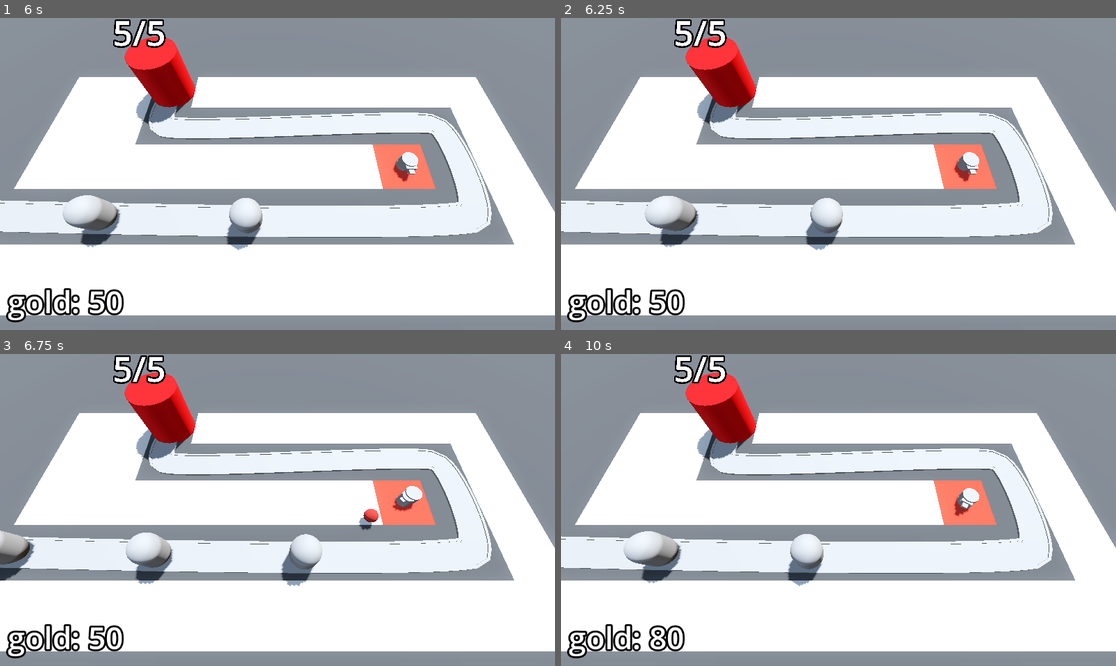
Above: before the commit, frames 1-4 (two rows, left to right).
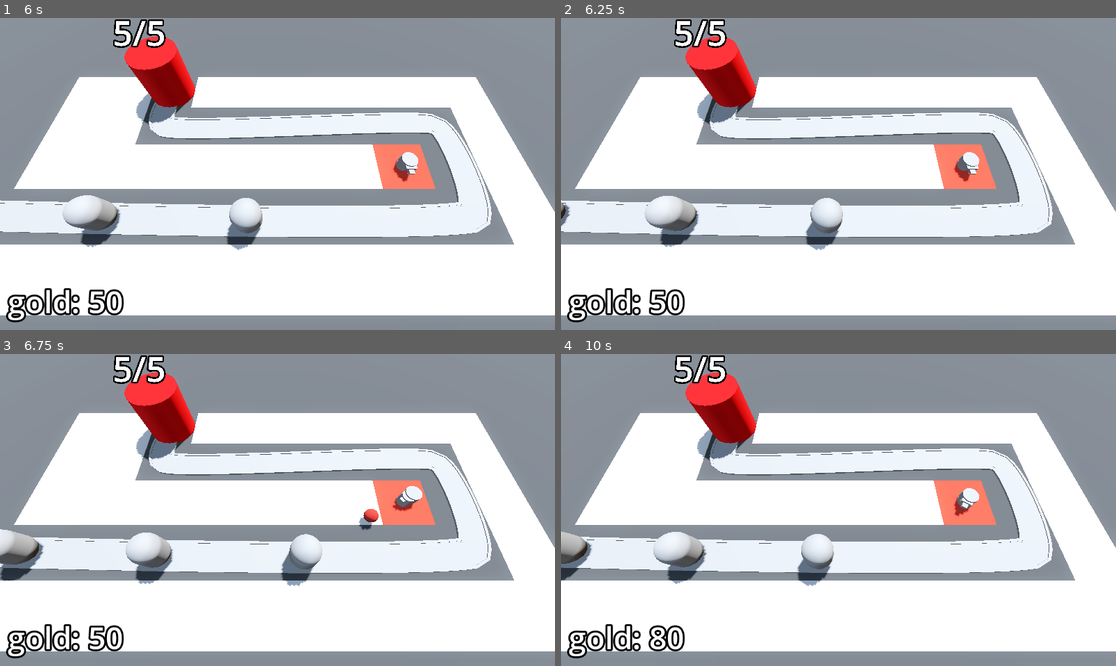
Above: after the commit, the same moments.

Repository: yubinex/barbarian-blaster
Game: Godot game, scene res://base_level.tscn
Two runs of this game, one before a commit and one after it. Both use one fixed random seed, a clock stepped at 60 frames per second and the inputs below.
Inputs (mouse positions are in pixels of both pictures, inside the frame that each line leads up to):
- Up to frame 1 (6 s): tap Enter at 0.5, 2 s; move the mouse to (399, 158) at 0.52 s; click (399, 158) at 0.6 s; tap Space at 1.25 s; move the mouse to (166, 189) at 1.27 s; click (166, 189) at 1.35 s; move the mouse to (333, 105) at 2.02 s; click (333, 105) at 2.1 s; move the mouse to (249, 236) at 2.77 s; click (249, 236) at 2.85 s; move the mouse to (444, 220) at 3.52 s; click (444, 220) at 3.6 s; move the mouse to (111, 127) at 4.27 s; click (111, 127) at 4.35 s; move the mouse to (305, 174) at 5.02 s; click (305, 174) at 5.1 s; move the mouse to (194, 96) at 5.77 s; click (194, 96) at 5.85 s
- Up to frame 2 (6.25 s): no input
- Up to frame 3 (6.75 s): move the mouse to (399, 494) at 6.52 s; click (399, 494) at 6.6 s
- Up to frame 4 (10 s): move the mouse to (727, 525) at 7.27 s; click (727, 525) at 7.35 s; move the mouse to (894, 441) at 8.02 s; click (894, 441) at 8.1 s; move the mouse to (810, 572) at 8.77 s; click (810, 572) at 8.85 s; move the mouse to (1005, 556) at 9.52 s; click (1005, 556) at 9.6 s

Frame 1 is identical in both runs. In frame 2, less than 0.1% of the frame differs, in the area x 0-2%, y 59-67%; in frame 3, 0.6%; in frame 4, 2.8%, in the area x 0-50%, y 56-75%.

Commit message:
feat: Add Difficulty Manager for dynamic enemy spawning
This commit introduces a new Difficulty Manager to dynamically adjust the enemy spawn rate based on a predefined curve.

- Creates a new `DifficultyManager` scene and script to handle the difficulty curve.

- Integrates the `DifficultyManager` into the main game level.

- Modifies the enemy spawning logic to use the `DifficultyManager`s spawn time, which is sampled from a `Curve` resource. This allows for a more granular control over the games difficulty progression.

Diff:
--- a/base_level.tscn
+++ b/base_level.tscn
@@ -8,6 +8,7 @@
 [ext_resource type="Script" uid="uid://do85jbekc64th" path="res://turret_manager.gd" id="5_ftfrf"]
 [ext_resource type="PackedScene" uid="uid://l73sv81ny4tb" path="res://turret/turret.tscn" id="6_u2wky"]
 [ext_resource type="Script" uid="uid://caov62uihwd8b" path="res://bank.gd" id="8_bkkah"]
+[ext_resource type="PackedScene" uid="uid://62xunxaj14tt" path="res://difficulty_manager/difficulty_manager.tscn" id="9_xjg0i"]
 
 [sub_resource type="ProceduralSkyMaterial" id="ProceduralSkyMaterial_4sal3"]
 sky_horizon_color = Color(0.662243, 0.671743, 0.686743, 1)
@@ -64,10 +65,11 @@
 "cells": PackedInt32Array(65535, 65534, 0, 65535, 2, 0, 65531, 65535, 0, 4, 65535, 0, 65531, 65534, 0, 65532, 65534, 0, …(306 unchanged characters)…
 }
 
-[node name="EnemyPath" type="Path3D" parent="."]
+[node name="EnemyPath" type="Path3D" parent="." node_paths=PackedStringArray("difficulty_manager")]
 curve = SubResource("Curve3D_bo3yr")
 script = ExtResource("3_u2wky")
 enemy_scene = ExtResource("2_5vx1e")
+difficulty_manager = NodePath("../DifficultyManager")
 
 [node name="Road" type="CSGPolygon3D" parent="EnemyPath"]
 polygon = PackedVector2Array(-1, 0, -1, 0.1, 1, 0.1, 1, 0)
@@ -143,4 +145,6 @@
 text = "placeholder"
 label_settings = SubResource("LabelSettings_2elnx")
 
+[node name="DifficultyManager" parent="." instance=ExtResource("9_xjg0i")]
+
 [connection signal="timeout" from="EnemyPath/Timer" to="EnemyPath" method="spawn_enemy"]
--- /dev/null
+++ b/difficulty_manager/difficulty_manager.gd
@@ -0,0 +1,23 @@
+extends Node
+
+
+@export var game_length := 30.0
+@export var spawn_time_curve: Curve
+
+@onready var timer: Timer = $Timer
+
+
+func _ready() -> void:
+	timer.start(game_length)
+
+
+func _process(_delta: float) -> void:
+	print(get_spawn_time())
+
+
+func game_progress_ratio() -> float:
+	return 1.0 - (timer.time_left / game_length)
+
+
+func get_spawn_time() -> float:
+	return spawn_time_curve.sample(game_progress_ratio())
--- /dev/null
+++ b/difficulty_manager/difficulty_manager.tscn
@@ -0,0 +1,15 @@
+[gd_scene load_steps=3 format=3 uid="uid://62xunxaj14tt"]
+
+[ext_resource type="Script" uid="uid://dn33mmnoipoit" path="res://difficulty_manager/difficulty_manager.gd" id="1_yfgee"]
+
+[sub_resource type="Curve" id="Curve_yfgee"]
+_limits = [0.25, 2.0, 0.0, 1.0]
+_data = [Vector2(0, 2), 0.0, -1.75, 0, 1, Vector2(1, 0.25), -1.75, 0.0, 1, 0]
+point_count = 2
+
+[node name="DifficultyManager" type="Node"]
+script = ExtResource("1_yfgee")
+spawn_time_curve = SubResource("Curve_yfgee")
+
+[node name="Timer" type="Timer" parent="."]
+one_shot = true
--- a/enemy_path.gd
+++ b/enemy_path.gd
@@ -3,8 +3,12 @@
 
 
 @export var enemy_scene: PackedScene
+@export var difficulty_manager: Node
+
+@onready var timer: Timer = $Timer
 
 
 func spawn_enemy() -> void:
 	var new_enemy = enemy_scene.instantiate()
 	add_child(new_enemy)
+	timer.wait_time = difficulty_manager.get_spawn_time()
Not shown: 1 places in base_level.tscn that only renumber resources
Not shown, added: difficulty_manager/difficulty_manager.gd.uid
